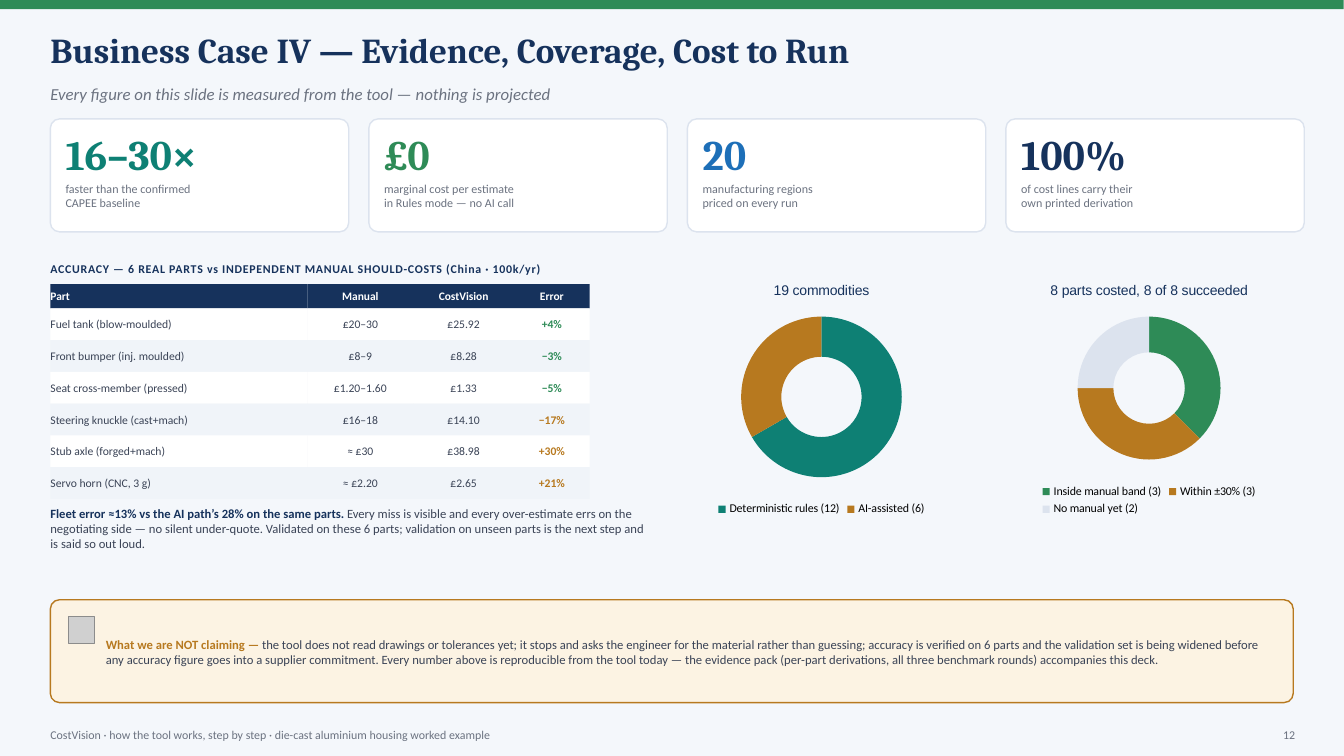
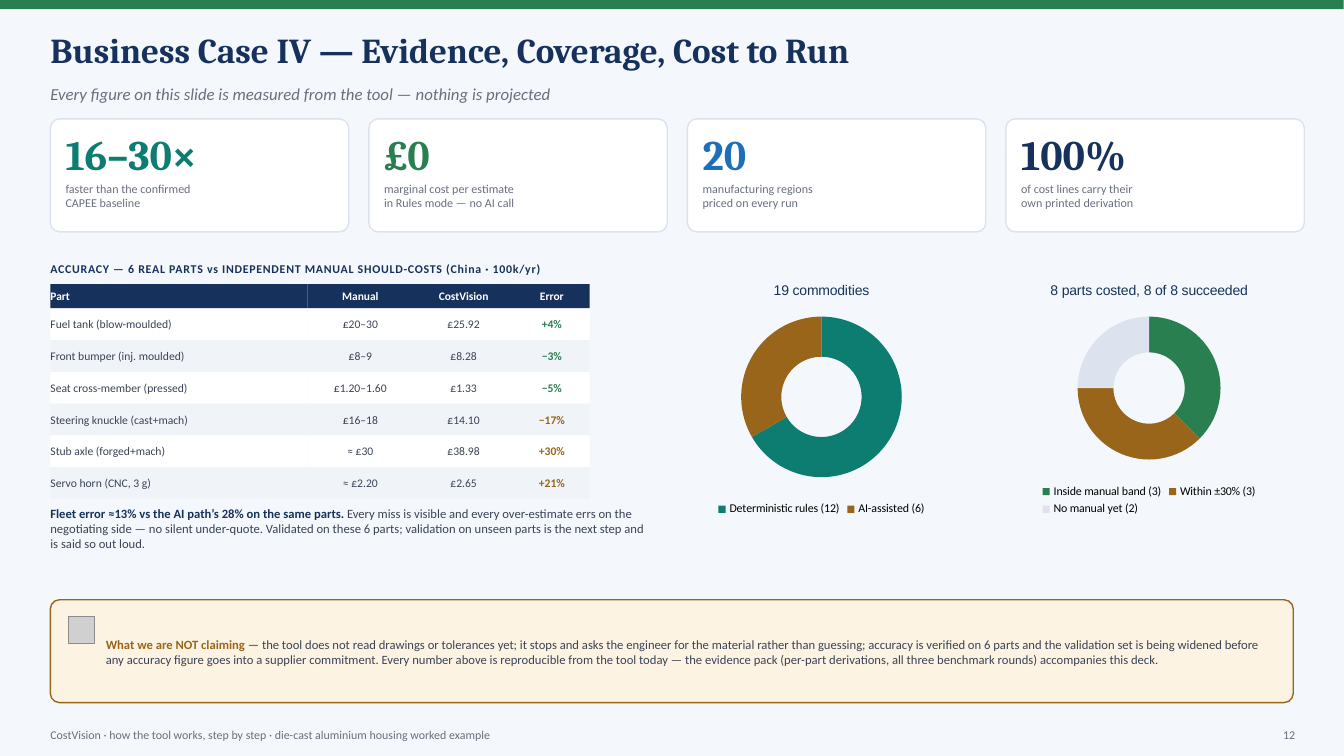
Before and after one commit to bhosaleavinash546/leamington-marathi, a slide deck: slide 12 of CostVision-Workflow-Explained.pptx. Drawn at 1344x756 pixels with LibreOffice and Linux fonts; fonts in the diff are those of the drawing; grey boxes stand for pictures. Boxes give left, top, right and bottom in pixels: in the first picture for what was removed or moved away, otherwise in the second. Text is boxed around its words. In the diff, an @@ line names an element or a change of style, - is before the commit and + after.

```diff
--- a/CostVision-Workflow-Explained.pptx
+++ b/CostVision-Workflow-Explained.pptx
@@ doughnut chart at (x1=665, y1=268, x2=978, y2=520) @@
@@ colours of single points changed @@
@@ doughnut chart at (x1=993, y1=268, x2=1306, y2=520) @@
@@ colours of single points changed @@
@@ text colour #B7791F to #99651A in 3 elements at (x1=514, y1=403, x2=590, y2=436), (x1=514, y1=436, x2=590, y2=468), (x1=514, y1=467, x2=590, y2=499) @@
@@ rounded rectangle at (x1=50, y1=600, x2=1294, y2=703): outline #B7791F 1 pt to #99651A 1 pt @@
@@ text "What we are NOT claiming ..." at (x1=106, y1=640, x2=1259, y2=666): text colour #B7791F to #99651A in "What we are NOT claiming —" @@
```
Also in this commit, not shown: 56 other slides changed, 46 other files.
